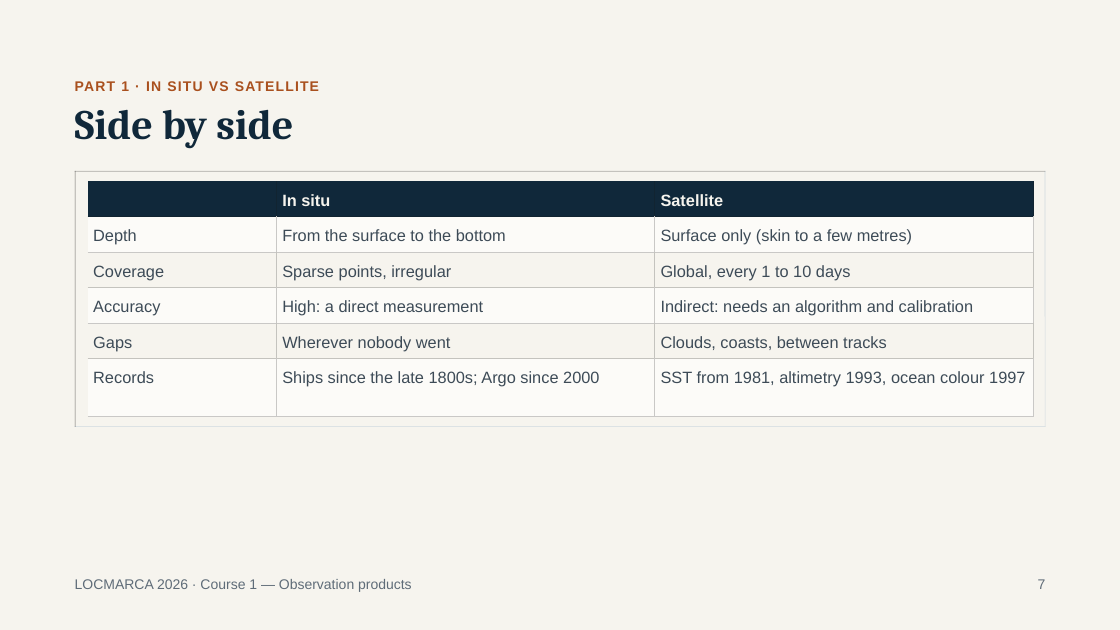
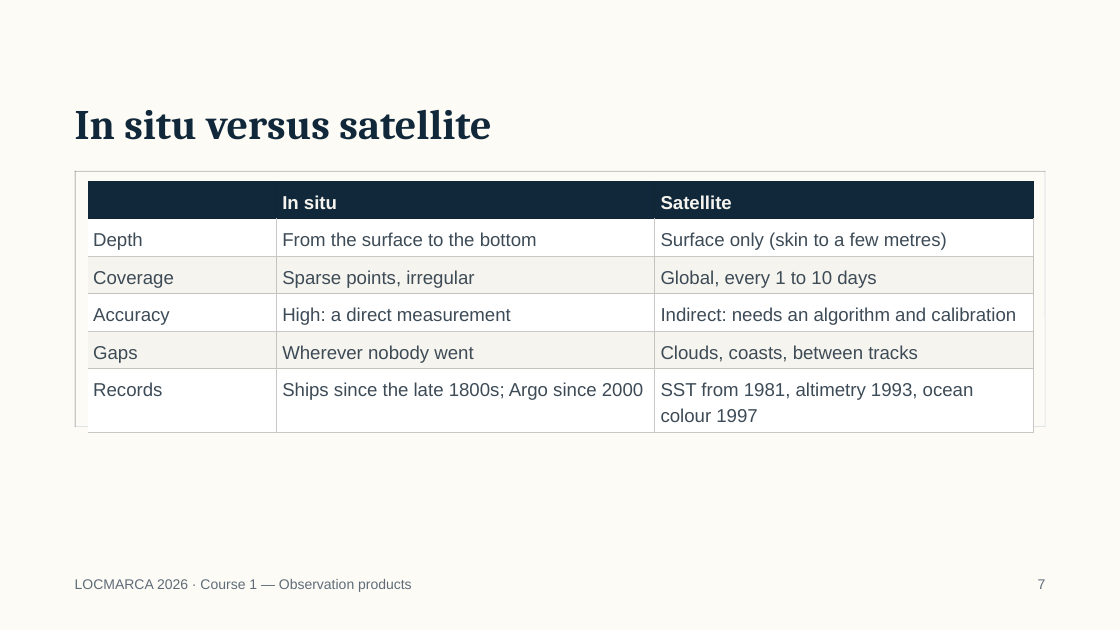
Before and after one commit to gcambon/script-locmarca, a slide deck: slide 9 of Courses/01_course_observation_products.pptx (slide 7 before the commit). Drawn at 1120x630 pixels with LibreOffice and Linux fonts; fonts in the diff are those of the drawing. Boxes give left, top, right and bottom in pixels: in the first picture for what was removed or moved away, otherwise in the second. Text is boxed around its words. In the diff, an @@ line names an element or a change of style, - is before the commit and + after.

```diff
--- a/Courses/01_course_observation_products.pptx
+++ b/Courses/01_course_observation_products.pptx
@@ background #F6F4EE to #FDFBF6 @@
@@ text removed at box(75, 81, 319, 91) @@
-PART 1 · IN SITU VS SATELLITE
@@ title at box(75, 110, 491, 140): text changed @@
-Side by side
+In situ versus satellite
@@ table at box(87, 181, 1033, 426) @@
@@ fill #FCFBF8 to #FFFFFF in 9 cells @@
@@ size 14 to 16 pt @@
@@ line spacing 19.6pt to 22.4pt @@
```
Also in this commit, not shown: 19 other slides changed, 5 slides added, 1 slide removed, 3 other files.
